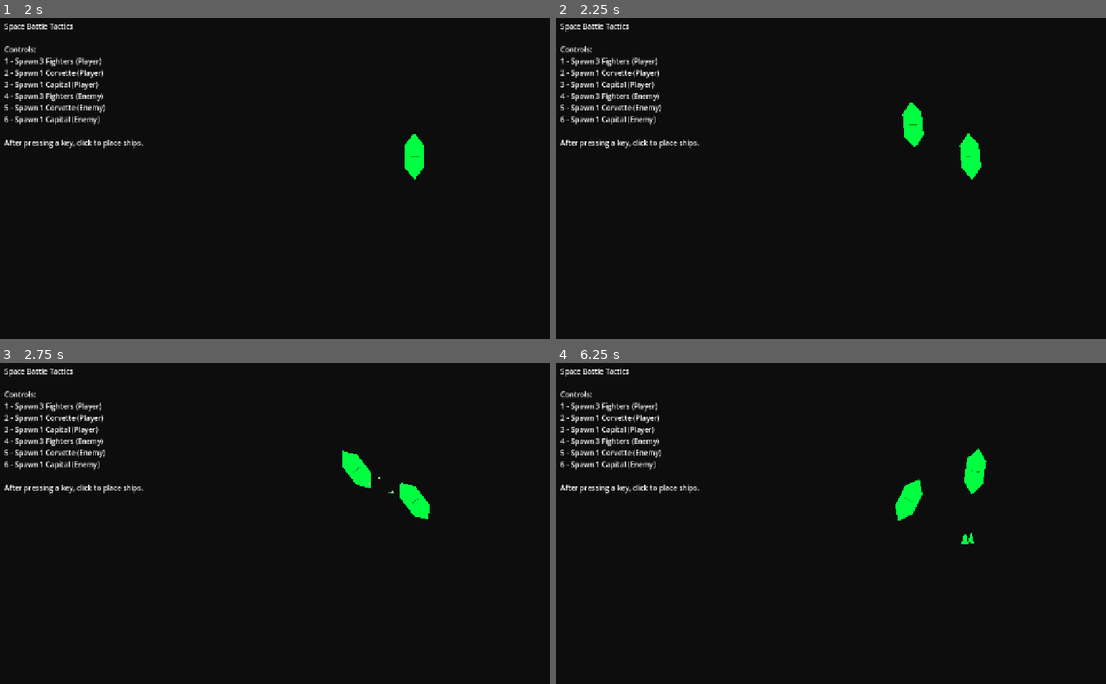
Above: before the commit, frames 1-4 (two rows, left to right).
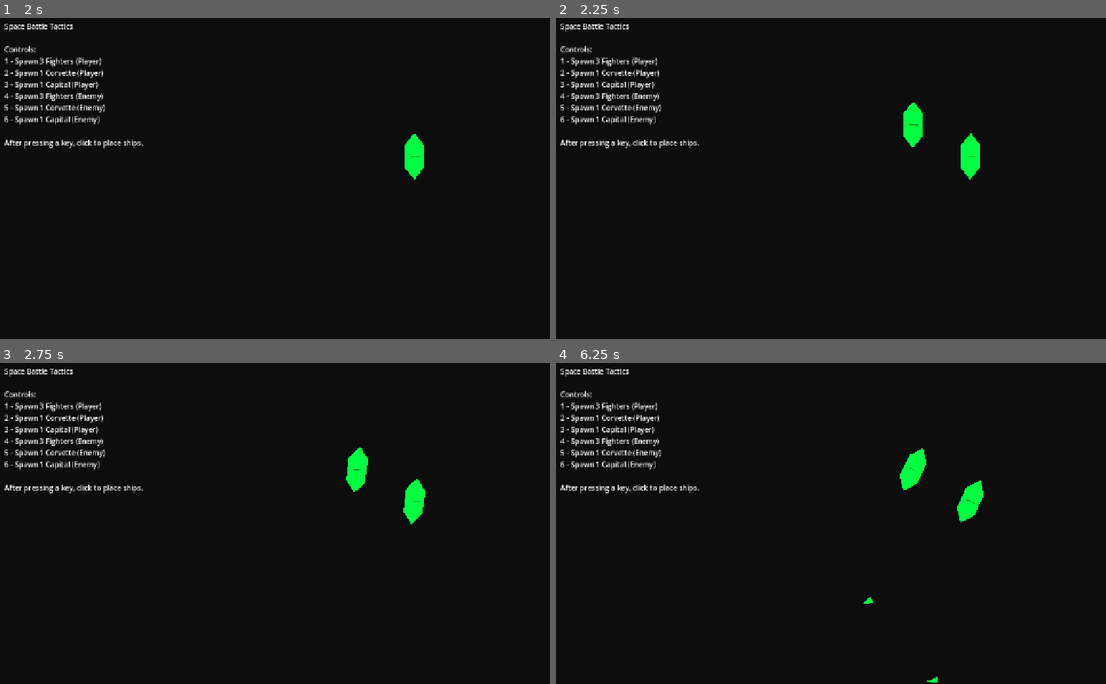
Above: after the commit, the same moments.

Repository: jaypeeZero/hal-we-play-a-game
Game: Godot game, scene res://scenes/space_battle.tscn
Two runs of this game, one before a commit and one after it. Both use one fixed random seed, a clock stepped at 60 frames per second and the inputs below.
Inputs (mouse positions are in pixels of both pictures, inside the frame that each line leads up to):
- Up to frame 1 (2 s): tap Enter at 0.5 s; move the mouse to (412, 162) at 0.52 s; hold 3 (spawn_capital) 0.53-1.25 s; click (412, 162) at 0.67 s; tap Space at 1.25 s; drag from (170, 194) to (412, 156) at 1.27 s
- Up to frame 2 (2.25 s): tap Enter at 2 s; move the mouse to (897, 107) at 2.02 s; hold 6 (spawn_enemy_capital) from 2.03 s (still down); click (897, 107) at 2.17 s
- Up to frame 3 (2.75 s): keep holding 6 (spawn_enemy_capital)
- Up to frame 4 (6.25 s): release 6 (spawn_enemy_capital) at 2.75 s; drag from (814, 587) to (913, 468) at 2.77 s; move the mouse to (1012, 571) at 3.52 s; hold 4 (spawn_enemy_fighter) 3.53-4.25 s; click (1012, 571) at 3.67 s; drag from (671, 475) to (1007, 578) at 4.27 s; move the mouse to (869, 523) at 5.02 s; hold Shift 5.03-5.75 s; click (869, 523) at 5.17 s; drag from (754, 443) to (968, 552) at 5.77 s

Frame 1 is identical in both runs. In frame 2, 0.1% of the frame differs, in the area x 62-78%, y 26-51%; in frame 3, 0.5%; in frame 4, 1.4%, in the area x 55-79%, y 26-100%.

Commit message:
Add naval-style combat with engagement ranges and collision avoidance
Ships now fight like naval vessels in space:
- Engagement ranges based on ship type (fighters: 250px, corvettes: 350px, capitals: 500px)
- Ships maintain optimal combat distance and orbit/strafe around targets
- No more ramming - pilots actively avoid friendly ships within 150px
- Dead ships drift forever at constant velocity with no decay
- Ships retreat when too close, advance when too far, orbit at optimal range
- Collision avoidance vectors steer ships away from friendlies
- Combat feels like Age of Sail naval warfare in space

This creates tactical positioning gameplay where ships circle each other
at range rather than jousting or ramming.

Diff:
--- a/scripts/space/systems/movement_system.gd
+++ b/scripts/space/systems/movement_system.gd
@@ -19,8 +19,11 @@
 	if target.is_empty():
 		return apply_space_drift(ship_data, delta)
 
+	# Get nearby ships for collision avoidance
+	var nearby_ships = get_nearby_friendly_ships(ship_data, targets)
+
 	# Calculate pilot intentions based on target and current state
-	var pilot_control = calculate_pilot_control(ship_data, target)
+	var pilot_control = calculate_pilot_control(ship_data, target, nearby_ships)
 
 	return apply_space_physics(ship_data, pilot_control, delta)
 
@@ -68,54 +71,156 @@
 static func get_distance(ship: Dictionary) -> float:
 	return ship.get("_distance", INF)
 
+## Get nearby friendly ships for collision avoidance
+static func get_nearby_friendly_ships(ship_data: Dictionary, all_ships: Array) -> Array:
+	var collision_awareness_range = 200.0  # Pilots watch for collisions within this range
+	return all_ships \
+		.filter(func(s): return s != null) \
+		.filter(func(s): return s.ship_id != ship_data.ship_id) \
+		.filter(func(s): return s.team == ship_data.team) \
+		.filter(func(s): return s.status != "destroyed") \
+		.filter(func(s): return ship_data.position.distance_to(s.position) < collision_awareness_range)
+
 # ============================================================================
 # PILOT CONTROL CALCULATION
 # ============================================================================
 
 ## Calculate what the pilot wants to do based on target and current state
-static func calculate_pilot_control(ship_data: Dictionary, target: Dictionary) -> Dictionary:
+static func calculate_pilot_control(ship_data: Dictionary, target: Dictionary, nearby_ships: Array) -> Dictionary:
 	var to_target = target.position - ship_data.position
 	var distance = to_target.length()
 	var direction_to_target = to_target.normalized()
 
-	# Determine if we need to brake (going too fast toward target)
+	# Determine engagement range based on ship type (naval-style combat)
+	var engagement_range = get_engagement_range(ship_data)
+	var min_safe_distance = engagement_range * 0.7  # Don't get too close
+	var max_engagement_distance = engagement_range * 1.3  # Don't get too far
+
+	# Check for collision threats
+	var avoidance_vector = calculate_collision_avoidance(ship_data, nearby_ships)
+	var has_collision_threat = avoidance_vector.length() > 0.1
+
+	# Determine desired position relative to target
+	var desired_position: Vector2
+	var desired_heading: float
+	var should_thrust: bool
+	var is_braking: bool
+
+	if distance < min_safe_distance:
+		# Too close! Back off while keeping target in arc
+		desired_position = calculate_retreat_position(ship_data, target, engagement_range)
+		is_braking = true
+		should_thrust = false
+	elif distance > max_engagement_distance:
+		# Too far, close distance
+		desired_position = calculate_approach_position(ship_data, target, engagement_range)
+		is_braking = false
+		should_thrust = true
+	else:
+		# At good range - maintain position and orbit/strafe
+		desired_position = calculate_combat_orbit_position(ship_data, target, engagement_range)
+		# Only thrust if we're drifting away or need to maintain position
+		var velocity_toward_desired = ship_data.velocity.dot((desired_position - ship_data.position).normalized())
+		should_thrust = velocity_toward_desired < ship_data.stats.max_speed * 0.3
+		is_braking = false
+
+	# Apply collision avoidance if needed
+	if has_collision_threat:
+		desired_position += avoidance_vector * 100.0  # Add avoidance offset
+
+	# Calculate heading and movement
+	var to_desired = desired_position - ship_data.position
 	var velocity_toward_target = ship_data.velocity.dot(direction_to_target)
+
+	# Determine heading based on what we're doing
+	if is_braking and ship_data.velocity.length() > 10.0:
+		# Point opposite to velocity to brake
+		desired_heading = ship_data.velocity.angle() + PI
+	elif has_collision_threat and distance > min_safe_distance:
+		# Point toward avoidance direction
+		desired_heading = to_desired.angle()
+		should_thrust = true
+	else:
+		# Point toward desired position for maneuvering
+		if to_desired.length() > 10.0:
+			desired_heading = to_desired.angle()
+		else:
+			# At desired position, face the target
+			desired_heading = to_target.angle()
+
+	# Check if we're going too fast toward target
 	var closing_speed = velocity_toward_target
-
-	# Calculate optimal approach speed based on distance
-	# Closer targets = slower approach
-	var desired_approach_speed = min(ship_data.stats.max_speed * 0.7, distance * 0.3)
-
-	var should_brake = closing_speed > desired_approach_speed and distance < 500.0
-	var should_thrust = not should_brake
-
-	# Decide what heading to face
-	var desired_heading: float
-
-	if should_brake:
-		# Point opposite to velocity to brake
+	var safe_approach_speed = min(ship_data.stats.max_speed * 0.5, (distance - min_safe_distance) * 0.4)
+
+	if closing_speed > safe_approach_speed and distance < engagement_range:
+		is_braking = true
+		should_thrust = false
 		if ship_data.velocity.length() > 10.0:
 			desired_heading = ship_data.velocity.angle() + PI
-		else:
-			# If nearly stopped, point at target
-			desired_heading = to_target.angle()
-	else:
-		# Point toward target for intercept
-		# Lead the target slightly based on current velocity
-		var intercept_point = calculate_intercept_point(ship_data, target)
-		desired_heading = (intercept_point - ship_data.position).angle()
 
 	return {
 		"desired_heading": desired_heading,
 		"thrust_active": should_thrust,
-		"is_braking": should_brake
+		"is_braking": is_braking,
+		"engagement_range": engagement_range,
+		"current_distance": distance
 	}
 
-## Calculate where to aim to intercept target (basic lead calculation)
-static func calculate_intercept_point(ship_data: Dictionary, target: Dictionary) -> Vector2:
-	# For now, just aim at target position
-	# Future: predict target movement and lead the shot
-	return target.position
+## Get engagement range based on ship type (naval-style combat distances)
+static func get_engagement_range(ship_data: Dictionary) -> float:
+	match ship_data.type:
+		"fighter":
+			return 250.0  # Fighters engage at closer range
+		"corvette":
+			return 350.0  # Corvettes at medium range
+		"capital":
+			return 500.0  # Capital ships engage from far away
+		_:
+			return 300.0  # Default
+
+## Calculate collision avoidance vector from nearby ships
+static func calculate_collision_avoidance(ship_data: Dictionary, nearby_ships: Array) -> Vector2:
+	if nearby_ships.is_empty():
+		return Vector2.ZERO
+
+	var avoidance = Vector2.ZERO
+	for other_ship in nearby_ships:
+		var to_other = other_ship.position - ship_data.position
+		var distance = to_other.length()
+
+		# Stronger avoidance the closer they are
+		var danger_distance = 150.0
+		if distance < danger_distance and distance > 0.1:
+			var avoidance_strength = (danger_distance - distance) / danger_distance
+			# Point away from the other ship
+			avoidance -= to_other.normalized() * avoidance_strength
+
+	return avoidance.normalized() if avoidance.length() > 0.1 else Vector2.ZERO
+
+## Calculate position to retreat to when too close
+static func calculate_retreat_position(ship_data: Dictionary, target: Dictionary, engagement_range: float) -> Vector2:
+	# Back away from target to engagement range
+	var away_from_target = (ship_data.position - target.position).normalized()
+	return target.position + away_from_target * engagement_range
+
+## Calculate position to approach when too far
+static func calculate_approach_position(ship_data: Dictionary, target: Dictionary, engagement_range: float) -> Vector2:
+	# Move toward target to engagement range
+	var toward_target = (target.position - ship_data.position).normalized()
+	return target.position - toward_target * engagement_range
+
+## Calculate orbital combat position (circle strafe around target)
+static func calculate_combat_orbit_position(ship_data: Dictionary, target: Dictionary, engagement_range: float) -> Vector2:
+	# Calculate a position that orbits around the target
+	var to_ship = ship_data.position - target.position
+	var current_angle = to_ship.angle()
+
+	# Orbit clockwise (could be randomized per ship for variety)
+	var orbit_speed = 0.5  # radians per second worth of orbit
+	var desired_angle = current_angle + orbit_speed
+
+	# Position at engagement range, offset by orbit angle
+	return target.position + Vector2(cos(desired_angle), sin(desired_angle)) * engagement_range
 
 # ============================================================================
 # SPACE PHYSICS MOVEMENT
@@ -165,13 +270,13 @@
 		position = new_position
 	})
 
-## Disabled ships slowly lose velocity (damage/venting atmosphere)
+## Disabled/destroyed ships drift forever at constant velocity (Newton's first law)
 static func apply_disabled_drift(ship_data: Dictionary, delta: float) -> Dictionary:
-	var new_velocity = ship_data.velocity * 0.98  # Slow decay for disabled ships
-	var new_position = ship_data.position + new_velocity * delta
+	# Dead ships keep drifting - no decay, this is space!
+	var new_position = ship_data.position + ship_data.velocity * delta
 	return merge_dict(ship_data, {
-		velocity = new_velocity,
 		position = new_position
+		# velocity and rotation unchanged - they drift forever
 	})
 
 ## Rotate toward desired heading at turn_rate speed
